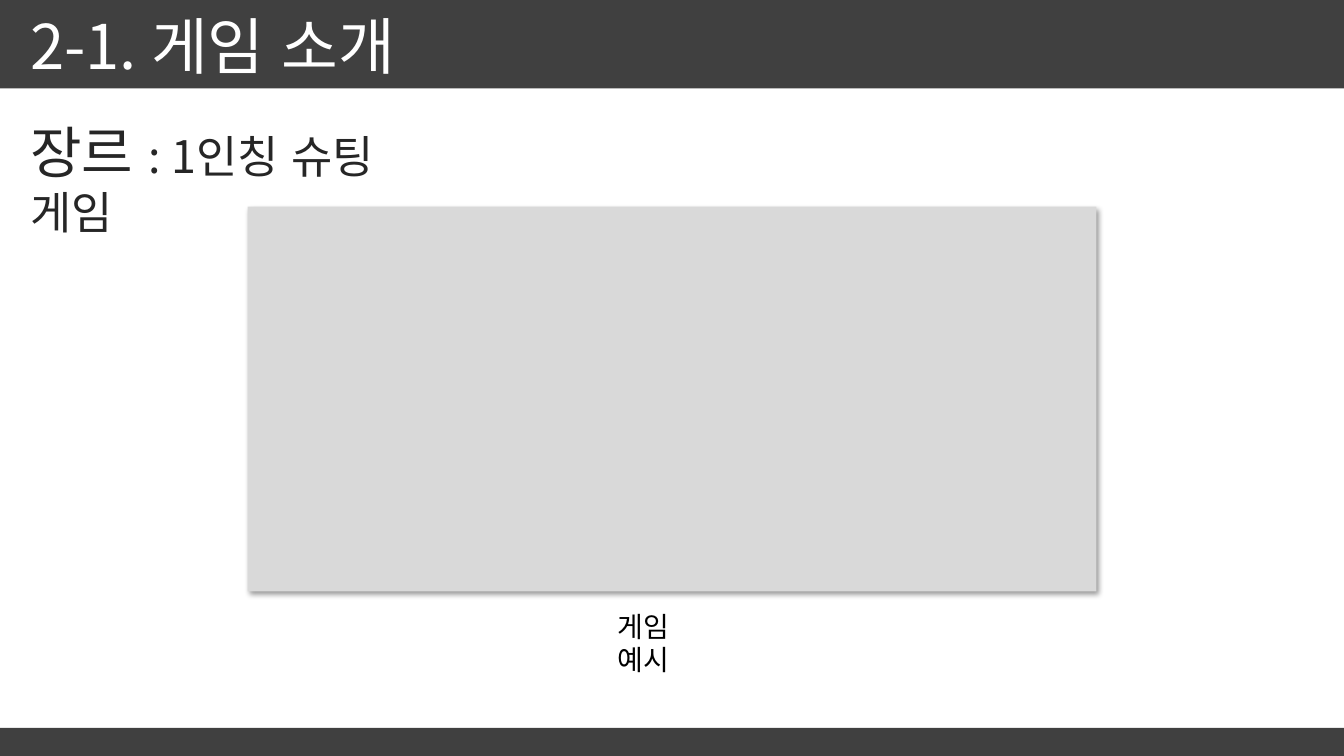
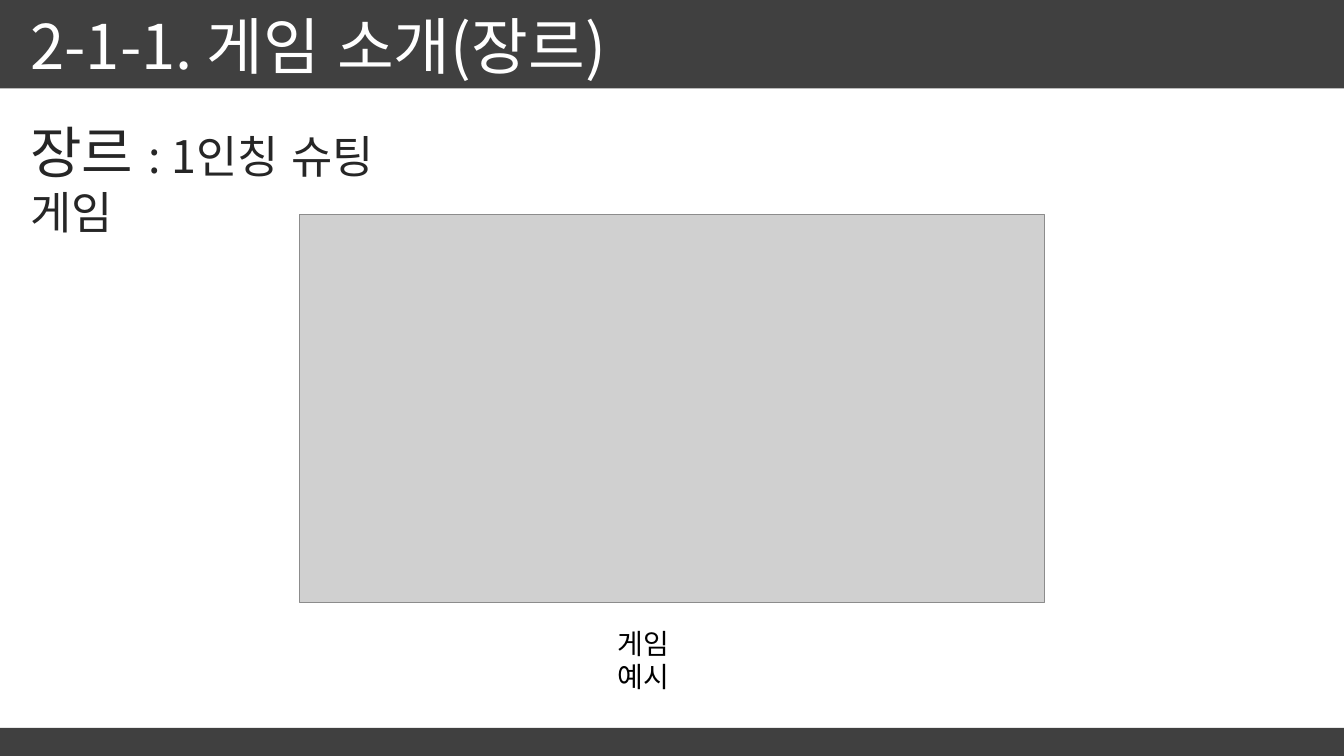
Before and after one commit to LaivY/HelloPlanet, a slide deck: slide 4 of 기획/제안서.pptx. Drawn at 1344x756 pixels with LibreOffice and Linux fonts; fonts in the diff are those of the drawing; grey boxes stand for pictures. Boxes give left, top, right and bottom in pixels: in the first picture for what was removed or moved away, otherwise in the second. Text is boxed around its words. In the diff, an @@ line names an element or a change of style, - is before the commit and + after.

```diff
--- a/기획/제안서.pptx
+++ b/기획/제안서.pptx
@@ text at [30, 18, 606, 81]: text changed @@
-2-1. 게임 소개
+2-1-1. 게임 소개(장르)
@@ rectangle removed at [248, 207, 1097, 592] @@
@@ picture added at [299, 215, 1045, 603] @@
@@ text "게임 예시": place and size @@
-text "게임 예시" at [618, 613, 670, 673]
+text "게임 예시" at [618, 630, 670, 690]
```
Also in this commit, not shown: 4 other slides changed, 1 slide added, 1 other file.
